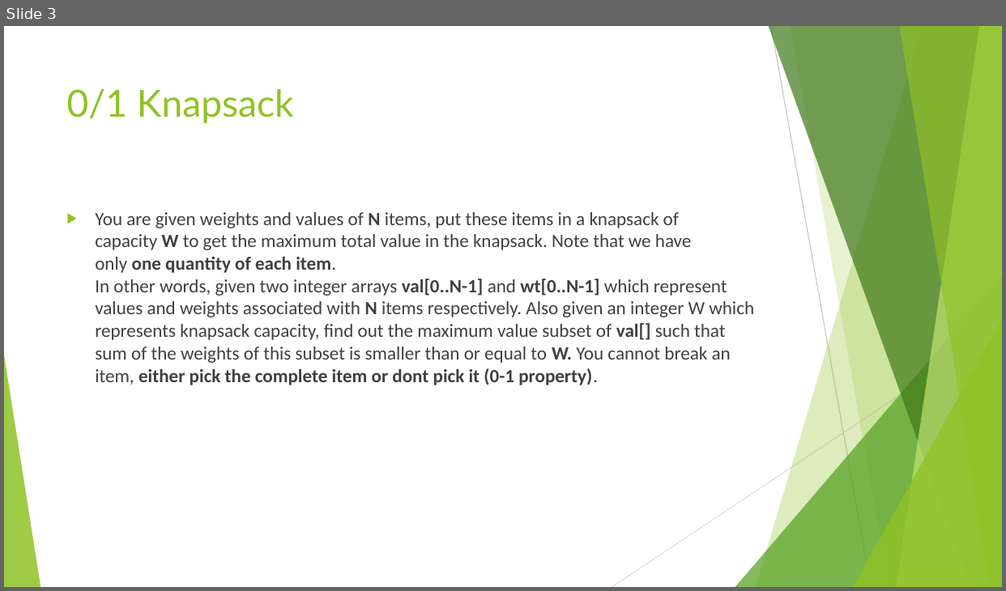
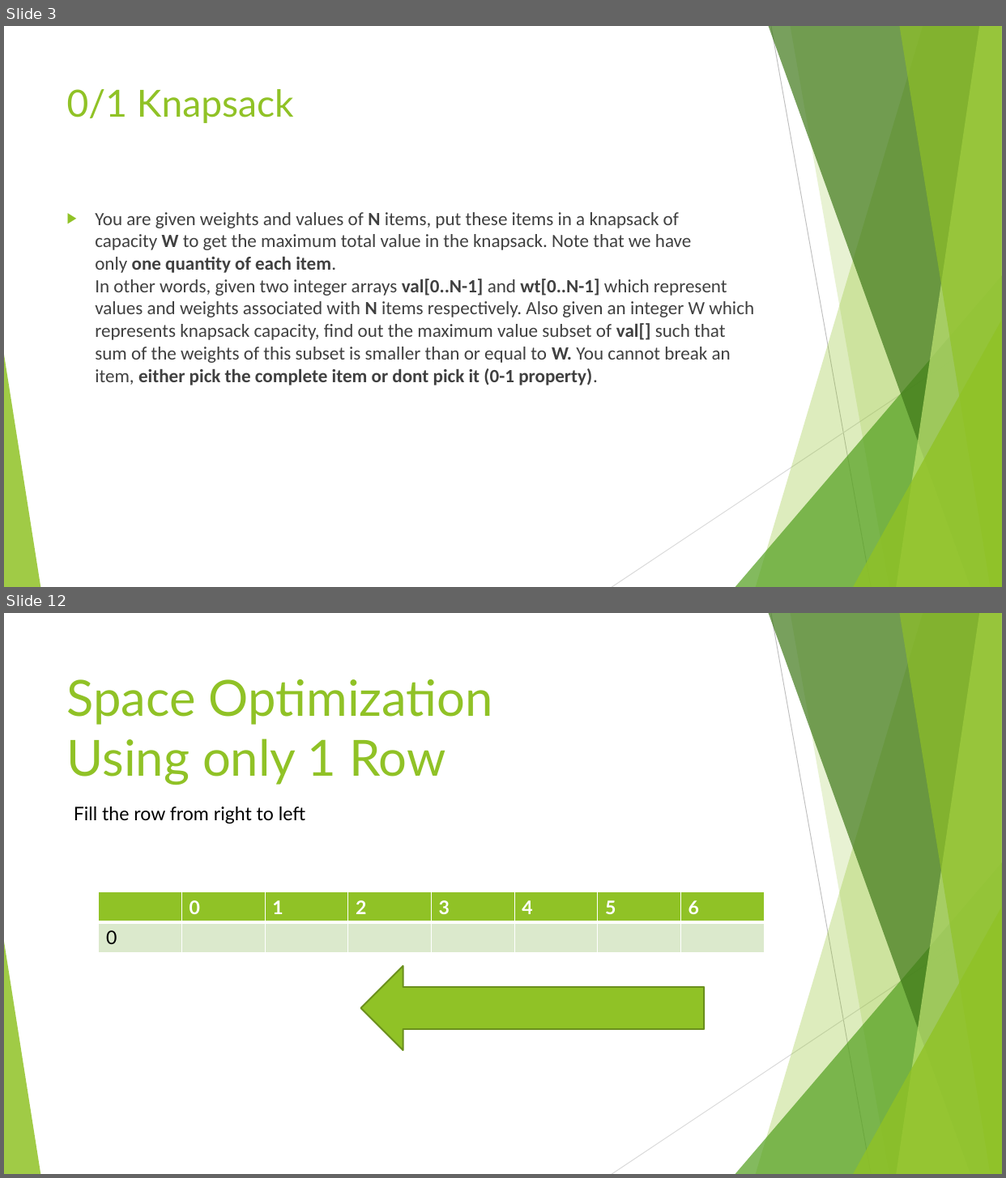
Before and after one commit to sarthaknandwani/ppt_allied_dp, a slide deck: DYNAMIC PROGRAMMING.pptx. Shown one above the other, each under a label of ours: slide 3 before the commit, slides 3 and 12 after it; the slides between them are not shown. The pictures are 1006x591 and 1006x1178 pixels, drawn with LibreOffice and Linux fonts; fonts in the diff are those of the drawing. Boxes give left, top, right and bottom in pixels: in the first picture for what was removed or moved away, otherwise in the second. Text is boxed around its words. In the diff, an @@ line names an element or a change of style, - is before the commit and + after.

```diff
--- a/DYNAMIC PROGRAMMING.pptx
+++ b/DYNAMIC PROGRAMMING.pptx
@@ slide 12 added at (x1=4, y1=613, x2=1002, y2=1174), background #FFFFFF; not listed: 10 template elements that a slide beside it also shows @@
@@ title added at (x1=67, y1=679, x2=493, y2=786), 48 pt, text #90C226 @@
+Space Optimization
+Using only 1 Row
@@ text added at (x1=74, y1=807, x2=305, y2=824), 18 pt, text #000000 @@
+Fill the row from right to left
@@ table added at (x1=98, y1=892, x2=763, y2=953), 2 rows, 8 columns @@
+ | 0 | 1 | 2 | 3 | 4 | 5 | 6
+0 |  |  |  |  |  |  | 
@@ down arrow added at (x1=361, y1=966, x2=705, y2=1050), fill #90C226, outline #6B901C 1.5 pt @@
```
Also in this commit, not shown: 1 slide changed, 8 other slides added.
